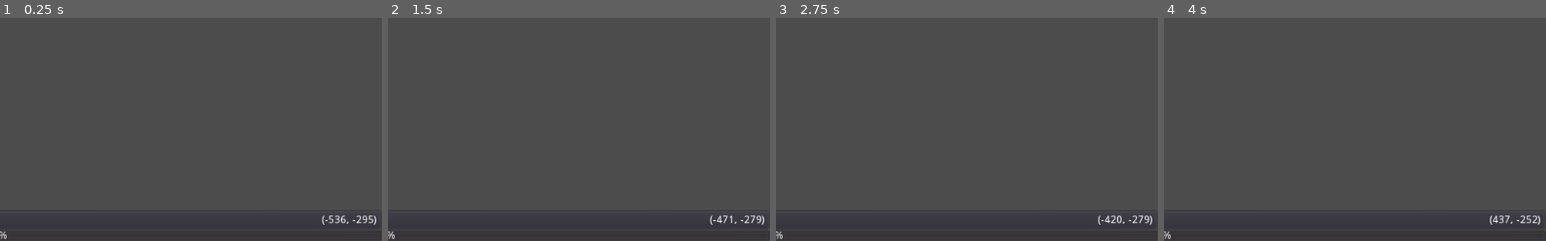
Above: before the commit, frames 1-4 (left to right).
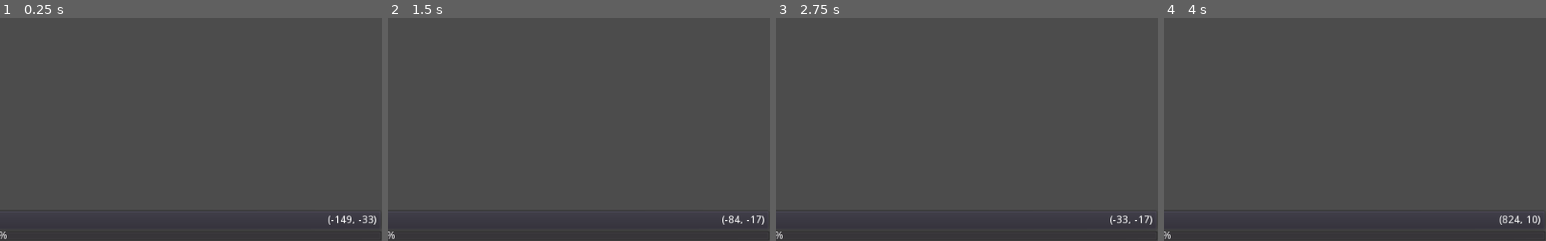
Above: after the commit, the same moments.

Repository: ShatReal/spritter
Game: Godot game, scene res://main.tscn
The game is run twice, just before and just after one commit, with the same random seed, the same clock (stepped at 60 frames per second) and the same inputs.
Inputs:
- Up to frame 1 (0.25 s): no input
- Up to frame 2 (1.5 s): click "File" at 0.5 s; click "Sprite" at 1.25 s
- Up to frame 3 (2.75 s): click "Export" at 2 s
- Up to frame 4 (4 s): click "Help" at 2.75 s; click "Edit Sprites" at 3.5 s
The pictures show only the part of the screen within x 50-100%, y 50-100%; the shares and areas given below are measured in that part.

The runs differ from the first frame. In frame 1, 0.2% of the frame differs, in the area x 84-98%, y 88-93%; in frame 2, 0.3%; in frame 3, 0.3%; in frame 4, 0.3%, in the area x 85-98%, y 88-93%.

Commit message:
Got rid of viewport but now the zoom and stuff is broken rofl

Diff:
--- a/main.gd
+++ b/main.gd
@@ -5,6 +5,7 @@
 const Selection := preload("res://selection.tscn")
 const ZOOM_INTERVALS := [1.0/8, 1.0/4, 1.0/2, 1.0, 2.0, 4.0, 8.0]
 const MAX_HISTORY := 100
+const SCROLL_SPEED := 10
 
 var distance_between_tiles := 0
 var regions: Array
@@ -36,15 +37,14 @@
 onready var file_button := $"%FileButton"
 onready var sprite_button := $"%SpriteButton"
 onready var export_button := $"%ExportButton"
-onready var background := $Layout/Main/VC/Viewport/Background
-onready var image_node := $Layout/Main/VC/Viewport/Image
-onready var cam := $Layout/Main/VC/Viewport/Camera2D
-onready var vc := $Layout/Main/VC
+onready var background := $Layout/Main/Scroll/Images/Background
+onready var image_node := $Layout/Main/Scroll/Images/Image
+onready var scroll := $Layout/Main/Scroll
 onready var cut_rows := $Cut/VBox/Top/Rows
 onready var cut_cols := $Cut/VBox/Top/Columns
 onready var cut_y := $Cut/VBox/Bottom/YSize
 onready var cut_x := $Cut/VBox/Bottom/XSize
-onready var viewport := $Layout/Main/VC/Viewport
+onready var images_node := $Layout/Main/Scroll/Images
 onready var tree := $Layout/Main/Tree
 
 
@@ -80,7 +80,6 @@
 		if save_path:
 			save_sheet(save_path)
 		else:
-			viewport.gui_disable_input = true
 			$FileDialog.mode = FileDialog.MODE_SAVE_FILE
 			$FileDialog.filters = PoolStringArray(["*.spritter"])
 			file_action = "save"
@@ -121,21 +120,31 @@
 		for node in get_tree().get_nodes_in_group("sprite_outline"):
 			node.select(true)
 	elif event.is_action_pressed("zoom_in") and image_node.texture:
+		zoom += 1
+		if zoom > ZOOM_INTERVALS.size() - 1:
+			zoom = ZOOM_INTERVALS.size() - 1
+			return
+		background.rect_scale = Vector2(ZOOM_INTERVALS[zoom], ZOOM_INTERVALS[zoom])
+		image_node.rect_scale = Vector2(ZOOM_INTERVALS[zoom], ZOOM_INTERVALS[zoom])
+		# zoom in to mouse
+		$Layout/BottomBar/HBox/Zoom.text = "%s%%" % (ZOOM_INTERVALS[zoom] * 100)
+		images_node.rect_min_size = image_node.rect_scale * size * 2
+		var max_vector := get_max_vector2(size * ZOOM_INTERVALS[zoom], scroll.rect_size)
+		background.rect_position = max_vector / 2 - size * ZOOM_INTERVALS[zoom] / 2
+		image_node.rect_position = max_vector / 2 - size * ZOOM_INTERVALS[zoom] / 2
+	elif event.is_action_pressed("zoom_out") and image_node.texture:
 		zoom -= 1
 		if zoom < 0:
 			zoom = 0
 			return
-		cam.zoom = Vector2(ZOOM_INTERVALS[zoom], ZOOM_INTERVALS[zoom])
-		cam.position += (get_viewport().size / 2 - get_global_mouse_position()) * (ZOOM_INTERVALS[zoom] - ZOOM_INTERVALS[zoom + 1])
-		$Layout/BottomBar/HBox/Zoom.text = "%s%%" % (1 / ZOOM_INTERVALS[zoom] * 100)
-	elif event.is_action_pressed("zoom_out") and image_node.texture:
-		zoom += 1
-		if zoom > ZOOM_INTERVALS.size() - 1:
-			zoom = ZOOM_INTERVALS.size() - 1
-			return
-		cam.zoom = Vector2(ZOOM_INTERVALS[zoom], ZOOM_INTERVALS[zoom])
-		cam.position += (get_viewport().size / 2 - get_global_mouse_position()) * (ZOOM_INTERVALS[zoom] - ZOOM_INTERVALS[zoom - 1])
-		$Layout/BottomBar/HBox/Zoom.text = "%s%%" % (1 / ZOOM_INTERVALS[zoom] * 100)
+		background.rect_scale = Vector2(ZOOM_INTERVALS[zoom], ZOOM_INTERVALS[zoom])
+		image_node.rect_scale = Vector2(ZOOM_INTERVALS[zoom], ZOOM_INTERVALS[zoom])
+		# zoom in to mouse
+		$Layout/BottomBar/HBox/Zoom.text = "%s%%" % (ZOOM_INTERVALS[zoom] * 100)
+		images_node.rect_min_size = image_node.rect_scale * size * 2
+		var max_vector := get_max_vector2(size * ZOOM_INTERVALS[zoom], scroll.rect_size)
+		background.rect_position = max_vector / 2 - size * ZOOM_INTERVALS[zoom] / 2
+		image_node.rect_position = max_vector / 2 - size * ZOOM_INTERVALS[zoom] / 2
 	elif (event.is_action_pressed("ui_up") or event.is_action_pressed("ui_down") or event.is_action_pressed("ui_left") or event.is_action_pressed("ui_right")) and not Input.is_action_pressed("ui_down") and not Input.is_action_pressed("ui_left") and not Input.is_action_pressed("ui_right"):
 		start_movement()
 	elif (event.is_action_released("ui_up") or event.is_action_released("ui_down") or event.is_action_released("ui_left") or event.is_action_released("ui_right")) and not Input.is_action_pressed("ui_down") and not Input.is_action_pressed("ui_left") and not Input.is_action_pressed("ui_right"):
@@ -184,6 +193,13 @@
 	elif event.is_action_pressed("auto_sprite"):
 		action = "auto_sprite"
 		$Layout/Main/Sidebar/AutoSprite.pressed = true
+
+
+func get_max_vector2(vec1: Vector2, vec2: Vector2) -> Vector2:
+	return Vector2(
+		max(vec1.x, vec2.x),
+		max(vec1.y, vec2.y)
+	)
 
 
 func delete_outline(uid) -> void:
@@ -338,14 +354,16 @@
 	text.create_from_image(image, 0)
 	image_node.texture = text
 	background.show()
-	image_node.rect_position = -size / 2
-	background.rect_position = -size / 2
 	cut_y.max_value = size.y
 	cut_x.max_value = size.x
 	recalc_cut(cut_rows.value, "Rows")
 	recalc_cut(cut_cols.value, "Columns")
 	cam_lim = max(size.y, size.x)
 	tree_root.set_text(0, image_name)
+	images_node.rect_min_size = image_node.rect_scale * size * 2
+	var max_vector := get_max_vector2(size * ZOOM_INTERVALS[zoom], scroll.rect_size)
+	background.rect_position = max_vector / 2 - size * ZOOM_INTERVALS[zoom] / 2
+	image_node.rect_position = max_vector / 2 - size * ZOOM_INTERVALS[zoom] / 2
 
 
 func set_image_name(path: String) -> void:
@@ -552,24 +570,11 @@
 					if button.selected:
 						button.select(false)
 	elif Input.is_action_pressed("move") and event is InputEventMouseMotion:
-		cam.position -= event.relative
-		cam.position = cam.position.limit_length(cam_lim)
-	elif event.is_action_pressed("zoom_in"):
-		zoom -= 1
-		if zoom < 0:
-			zoom = 0
-			return
-		cam.zoom = Vector2(ZOOM_INTERVALS[zoom], ZOOM_INTERVALS[zoom])
-		cam.position += (get_viewport().size / 2 - get_global_mouse_position()) * (ZOOM_INTERVALS[zoom] - ZOOM_INTERVALS[zoom + 1])
-		$Layout/BottomBar/HBox/Zoom.text = "%s%%" % (1 / ZOOM_INTERVALS[zoom] * 100)
-	elif event.is_action_pressed("zoom_out"):
-		zoom += 1
-		if zoom > ZOOM_INTERVALS.size() - 1:
-			zoom = ZOOM_INTERVALS.size() - 1
-			return
-		cam.zoom = Vector2(ZOOM_INTERVALS[zoom], ZOOM_INTERVALS[zoom])
-		cam.position += (get_viewport().size / 2 - get_global_mouse_position()) * (ZOOM_INTERVALS[zoom] - ZOOM_INTERVALS[zoom - 1])
-		$Layout/BottomBar/HBox/Zoom.text = "%s%%" % (1 / ZOOM_INTERVALS[zoom] * 100)
+		scroll.scroll_horizontal -= event.relative.x / get_viewport().size.x * scroll.get_h_scrollbar().max_value * SCROLL_SPEED / ZOOM_INTERVALS[zoom]
+		scroll.scroll_vertical -= event.relative.y / get_viewport().size.y * scroll.get_v_scrollbar().max_value * SCROLL_SPEED / ZOOM_INTERVALS[zoom]
+	elif event.is_action_pressed("zoom_in") or event.is_action_pressed("zoom_out"):
+		get_tree().set_input_as_handled()
+		_unhandled_input(event)
 
 
 func _on_TextureRect_resized() -> void:
@@ -608,7 +613,6 @@
 		"FileButton":
 			match id:
 				0:
-					viewport.gui_disable_input = true
 					$FileDialog.mode = FileDialog.MODE_OPEN_FILE
 					file_action = "open"
 					$FileDialog.filters = PoolStringArray(["*.png"])
@@ -616,13 +620,11 @@
 				1:
 					close_image()
 				2:
-					viewport.gui_disable_input = true
 					$FileDialog.mode = FileDialog.MODE_SAVE_FILE
 					$FileDialog.filters = PoolStringArray(["*.spritter"])
 					file_action = "save"
 					$FileDialog.popup()
 				3:
-					viewport.gui_disable_input = true
 					$FileDialog.mode = FileDialog.MODE_OPEN_FILE
 					$FileDialog.filters = PoolStringArray(["*.spritter"])
 					file_action = "load"
@@ -630,23 +632,19 @@
 		"SpriteButton":
 			match id:
 				0:
-					viewport.gui_disable_input = true
 					$Cut.popup()
 				1:
 					separate()
 		"ExportButton":
 			match id:
 				0:
-					viewport.gui_disable_input = true
 					$FileDialog.mode = FileDialog.MODE_OPEN_DIR
 					$FileDialog.popup()
 		"HelpButton":
 			match id:
 				0:
-					viewport.gui_disable_input = true
 					$Help.popup()
 				1:
-					viewport.gui_disable_input = true
 					$Credits.popup()
 
 
@@ -679,10 +677,6 @@
 			cut_rows.value = int(size.y / value)
 		"XSize":
 			cut_cols.value = int(size.x / value)
-
-
-func on_popup_hide() -> void:
-	viewport.gui_disable_input = false
 
 
 func _on_Tree_multi_selected(item: TreeItem, _column: int, selected: bool) -> void:
@@ -758,7 +752,6 @@
 	save_path = path
 
 func show_note(message: String) -> void:
-	viewport.gui_disable_input = true
 	$Note.dialog_text = message
 	$Note.popup()
 
--- a/main.tscn
+++ b/main.tscn
@@ -81,33 +81,29 @@
 rect_min_size = Vector2( 150, 0 )
 select_mode = 2
 
-[node name="VC" type="ViewportContainer" parent="Layout/Main"]
+[node name="Scroll" type="ScrollContainer" parent="Layout/Main"]
 margin_left = 150.0
 margin_right = 925.0
 margin_bottom = 524.0
 size_flags_horizontal = 3
 size_flags_vertical = 3
-stretch = true
 script = ExtResource( 2 )
 
-[node name="Viewport" type="Viewport" parent="Layout/Main/VC"]
-size = Vector2( 775, 524 )
-handle_input_locally = false
-usage = 0
-render_target_update_mode = 3
+[node name="Images" type="Control" parent="Layout/Main/Scroll"]
+margin_right = 775.0
+margin_bottom = 524.0
+size_flags_horizontal = 3
+size_flags_vertical = 3
 script = ExtResource( 2 )
 
-[node name="Background" type="TextureRect" parent="Layout/Main/VC/Viewport"]
+[node name="Background" type="TextureRect" parent="Layout/Main/Scroll/Images"]
 visible = false
 texture = ExtResource( 3 )
 expand = true
 stretch_mode = 2
 
-[node name="Image" type="TextureRect" parent="Layout/Main/VC/Viewport"]
+[node name="Image" type="TextureRect" parent="Layout/Main/Scroll/Images"]
 mouse_filter = 0
-
-[node name="Camera2D" type="Camera2D" parent="Layout/Main/VC/Viewport"]
-current = true
 
 [node name="Sidebar" type="VBoxContainer" parent="Layout/Main"]
 margin_left = 925.0
@@ -356,15 +352,11 @@
 [connection signal="item_edited" from="Layout/Main/Tree" to="." method="_on_Tree_item_edited"]
 [connection signal="multi_selected" from="Layout/Main/Tree" to="." method="_on_Tree_multi_selected"]
 [connection signal="nothing_selected" from="Layout/Main/Tree" to="." method="_on_Tree_nothing_selected"]
-[connection signal="gui_input" from="Layout/Main/VC" to="." method="outside_sprite_gui_input"]
-[connection signal="gui_input" from="Layout/Main/VC/Viewport/Image" to="." method="outside_sprite_gui_input"]
-[connection signal="resized" from="Layout/Main/VC/Viewport/Image" to="." method="_on_TextureRect_resized"]
+[connection signal="gui_input" from="Layout/Main/Scroll" to="." method="outside_sprite_gui_input"]
+[connection signal="gui_input" from="Layout/Main/Scroll/Images" to="." method="outside_sprite_gui_input"]
+[connection signal="gui_input" from="Layout/Main/Scroll/Images/Image" to="." method="outside_sprite_gui_input"]
+[connection signal="resized" from="Layout/Main/Scroll/Images/Image" to="." method="_on_TextureRect_resized"]
 [connection signal="dir_selected" from="FileDialog" to="." method="_on_FileDialog_dir_selected"]
 [connection signal="file_selected" from="FileDialog" to="." method="_on_FileDialog_file_selected"]
-[connection signal="popup_hide" from="FileDialog" to="." method="on_popup_hide"]
-[connection signal="popup_hide" from="Note" to="." method="on_popup_hide"]
-[connection signal="popup_hide" from="Help" to="." method="on_popup_hide"]
-[connection signal="popup_hide" from="Credits" to="." method="on_popup_hide"]
 [connection signal="meta_clicked" from="Credits/Label" to="." method="_on_Label_meta_clicked"]
-[connection signal="popup_hide" from="Cut" to="." method="on_popup_hide"]
 [connection signal="pressed" from="Cut/VBox/CutOk" to="." method="_on_CutOk_pressed"]
